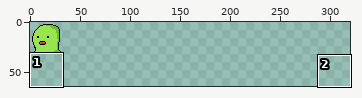
File history of a pixel-art file, assets/Asset Project Files/temp_enemy.aseprite. Above, an overview of the earlier version with the close-up marked.
Close-up. Old version:
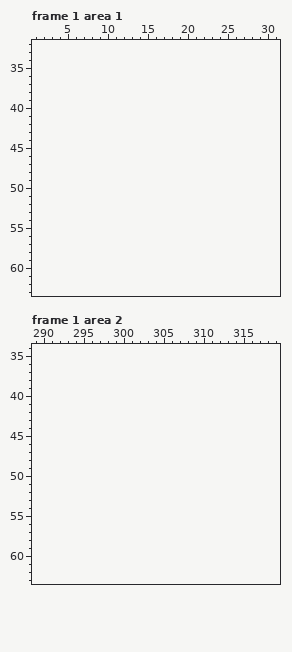
32x32 pixels, 10 frames. Shown: frame 1 area 1: x 1..31, y 32..63; frame 1 area 2: x 289..319, y 34..63. The old version is drawn lined up with the new one, on the new canvas. The commit also changed other frames or places, which this record leaves out.
After the commit:
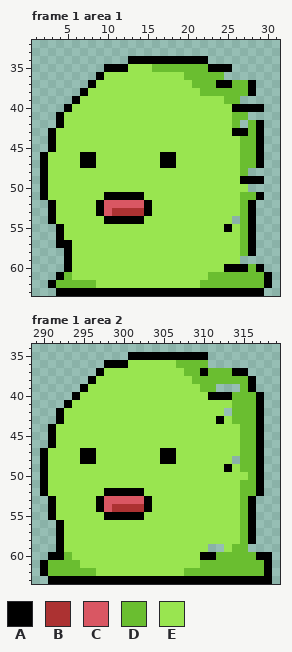
Palette (. is transparent): A #000000  B #ac3232  C #d95763  D #6abe30  E #99e550
From old to new:
canvas 32x32 -> 320x64
Changed rows in their new state; - is an unchanged pixel.
Frame 1 area 1:
first column x 2:
34 -----------AAAAAAAAAA--------
35 --------AAAEEEDDDDDDDAAA-----
36 -------AEEEEEEEEEEDDDDD------
37 ------AEEEEEEEEEEEEDDDAADDA--
38 -----AEEEEEEEEEEEEEEDDDDDDA--
39 ----AEEEEEEEEEEEEEEEEEEDD----
40 ---AEEEEEEEEEEEEEEEEEEEEAAAA-
41 --AEEEEEEEEEEEEEEEEEEEEEDD---
42 --AEEEEEEEEEEEEEEEEEEEEED-DA-
43 -AEEEEEEEEEEEEEEEEEEEEEEAADA-
44 -AEEEEEEEEEEEEEEEEEEEEEEEDDA-
45 -AEEEEEEEEEEEEEEEEEEEEEEEDDA-
46 AEEEEAAEEEEEEEEAAEEEEEEEEDDA-
47 AEEEEAAEEEEEEEEAAEEEEEEEEDDA-
48 AEEEEEEEEEEEEEEEEEEEEEEEED---
49 AEEEEEEEEEEEEEEEEEEEEEEEEAAA-
50 AEEEEEEEEEEEEEEEEEEEEEEEEE---
51 AEEEEEEEAAAAAEEEEEEEEEEEEDDA-
52 -AEEEEEACCCCCAEEEEEEEEEEEDA--
53 -AEEEEEACBBBBAEEEEEEEEEEEDA--
54 -AEEEEEEAAAAAEEEEEEEEEEE-DA--
55 --AEEEEEEEEEEEEEEEEEEEEAEDA--
56 --AEEEEEEEEEEEEEEEEEEEEEEDA--
57 --AAEEEEEEEEEEEEEEEEEEEEEDA--
58 ---AEEEEEEEEEEEEEEEEEEEEEDA--
59 ---AEEEEEEEEEEEEEEEEEEEEE----
60 ---AEEEEEEEEEEEEEEEEEEEAAADA-
61 --ADEEEEEEEEEEEEEEEEEDDDDDDDA
62 -ADDDDDEEEEEEEEEEEEEDDDDDDDDA
63 --AAAAAAAAAAAAAAAAAAAAAAAAAA-
Frame 1 area 2:
first column x 290:
35 -----------AAAAAAAAAA--------
36 --------AAAEEEEEEDDDD--------
37 -------AEEEEEEEEEEDDADDDAA---
38 ------AEEEEEEEEEEEEDDDDDDDA--
39 -----AEEEEEEEEEEEEEEDD---DA--
40 ----AEEEEEEEEEEEEEEEEAAADDDA-
41 ---AEEEEEEEEEEEEEEEEEEEEDDDA-
42 --AEEEEEEEEEEEEEEEEEEEE-DDDA-
43 --AEEEEEEEEEEEEEEEEEEEAEDDDA-
44 -AEEEEEEEEEEEEEEEEEEEEEEEDDA-
45 -AEEEEEEEEEEEEEEEEEEEEEEEDDA-
46 -AEEEEEEEEEEEEEEEEEEEEEEEDDA-
47 AEEEEAAEEEEEEEEAAEEEEEEEEDDA-
48 AEEEEAAEEEEEEEEAAEEEEEEE-DDA-
49 AEEEEEEEEEEEEEEEEEEEEEEAEDDA-
50 AEEEEEEEEEEEEEEEEEEEEEEEEEDA-
51 AEEEEEEEEEEEEEEEEEEEEEEEEDDA-
52 AEEEEEEEAAAAAEEEEEEEEEEEEDDA-
53 -AEEEEEACCCCCAEEEEEEEEEEEDA--
54 -AEEEEEACBBBBAEEEEEEEEEEEDA--
55 -AEEEEEEAAAAAEEEEEEEEEEEEDA--
56 --AEEEEEEEEEEEEEEEEEEEEEEDA--
57 --AEEEEEEEEEEEEEEEEEEEEEEDA--
58 --AEEEEEEEEEEEEEEEEEEEEEEDA--
59 --AEEEEEEEEEEEEEEEEEE--EDD---
60 -AADEEEEEEEEEEEEEEEEAADDDDDAA
61 ADDDDEEEEEEEEEEEEEEEDDDDDDDDA
62 ADDDDDDEEEEEEEEEEEDDDDDDDDDDA
63 -AAAAAAAAAAAAAAAAAAAAAAAAAAAA
Where, in picture pixels (left, top, right, bottom), the same in both close-ups:
added: (40, 56, 272, 296)
added: (40, 352, 272, 584)
